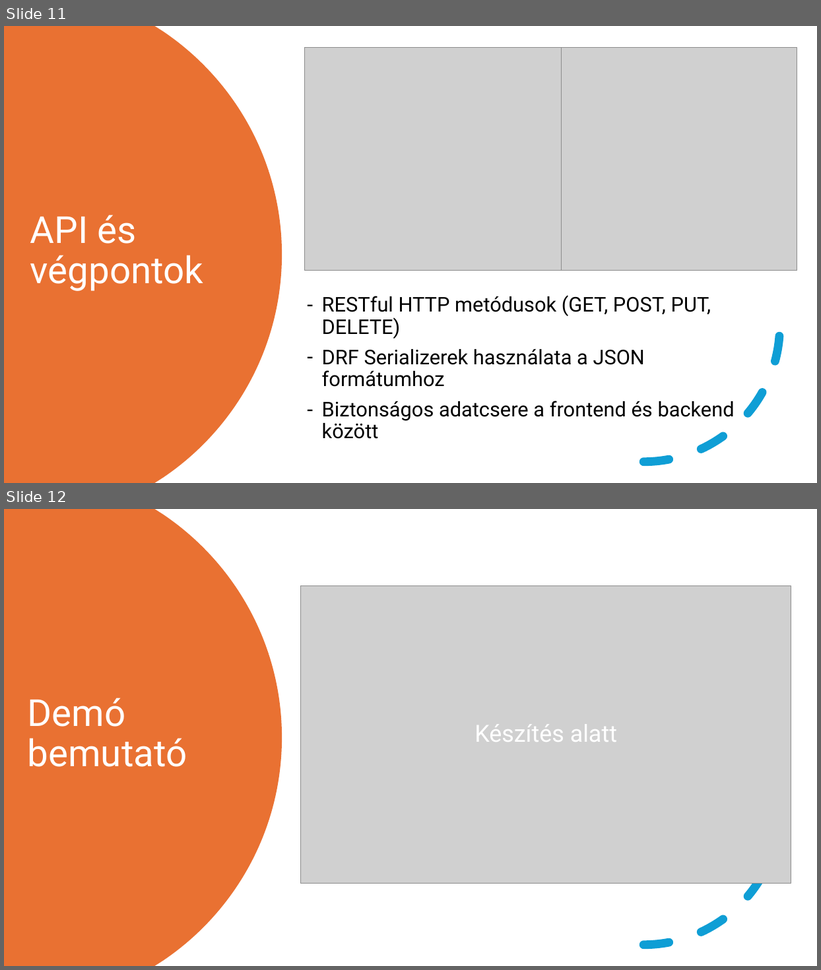
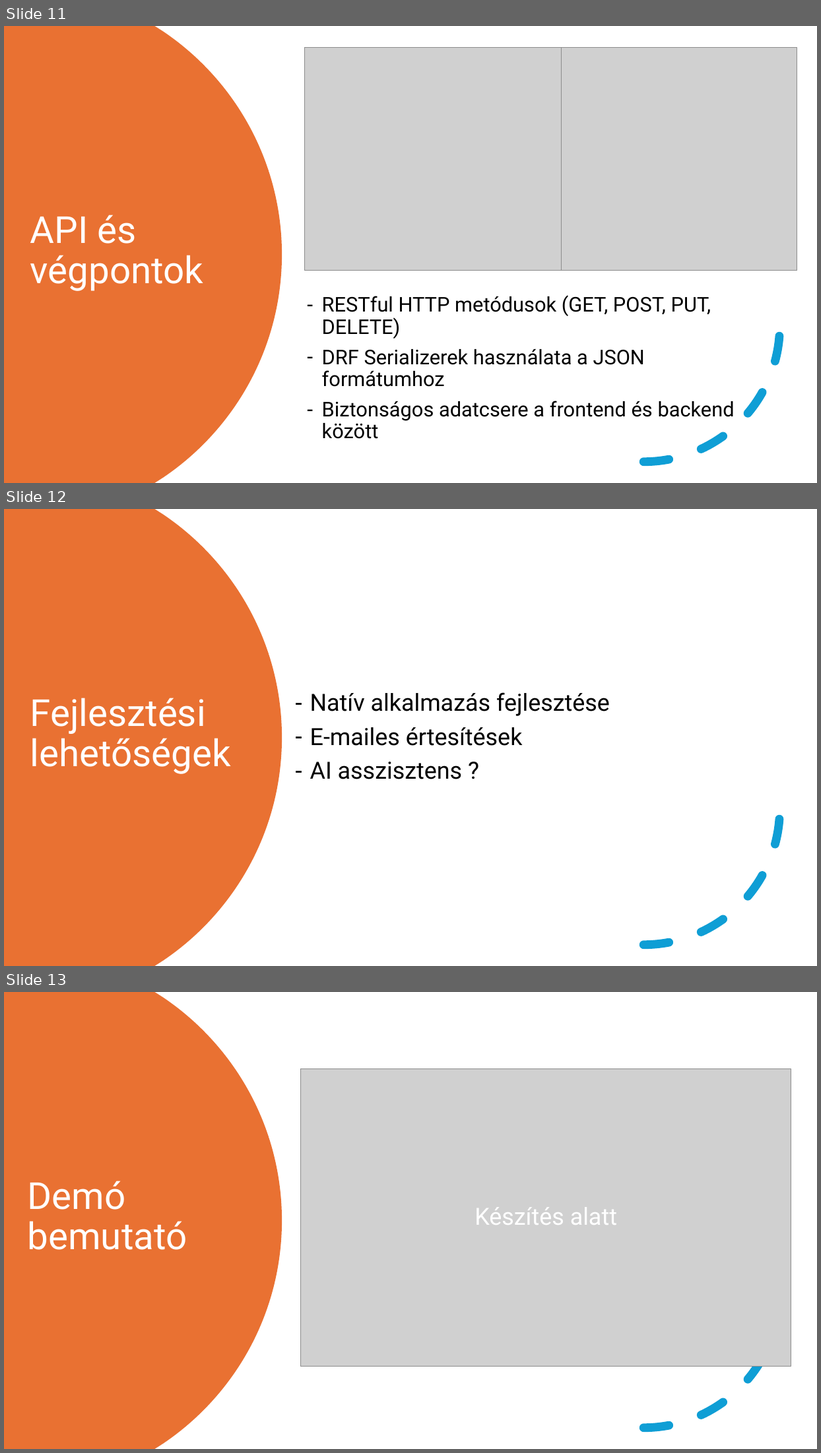
Before and after one commit to FesetoImre5/13_S1_8_vizsgaremek, a slide deck: Dokumentacio/Bemutató_FesetőImre_KapusKevinKamill.pptx. Shown one above the other, each under a label of ours: slides 11 and 12 before the commit, slides 11, 12 and 13 after it. The pictures are 821x970 and 821x1453 pixels, drawn with LibreOffice and Linux fonts; fonts in the diff are those of the drawing; grey boxes stand for pictures. Boxes give left, top, right and bottom in pixels: in the first picture for what was removed or moved away, otherwise in the second. Text is boxed around its words. In the diff, an @@ line names an element or a change of style, - is before the commit and + after.

```diff
--- a/Dokumentacio/Bemutató_FesetőImre_KapusKevinKamill.pptx
+++ b/Dokumentacio/Bemutató_FesetőImre_KapusKevinKamill.pptx
@@ slide 12 added at <box>4,509,817,966</box>, background #FFFFFF @@
@@ freeform shape added at <box>4,509,282,966</box>, fill #E97132 @@
@@ arc (boxed as its full ellipse) added at <box>508,673,781,946</box>, outline #0F9ED5 10 pt dashed @@
@@ title added at <box>30,698,231,774</box>, 44 pt, text #FFFFFF @@
+Fejlesztési lehetőségek
@@ text added at <box>310,692,610,780</box>, 28 pt, text #000000 @@
+– Natív alkalmazás fejlesztése
+– E-mailes értesítések
+– AI asszisztens ?
@@ what was slide 12 is now slide 13 @@
```
Also in this commit, not shown: 3 slides changed, 1 other slide added, 1 other file.
